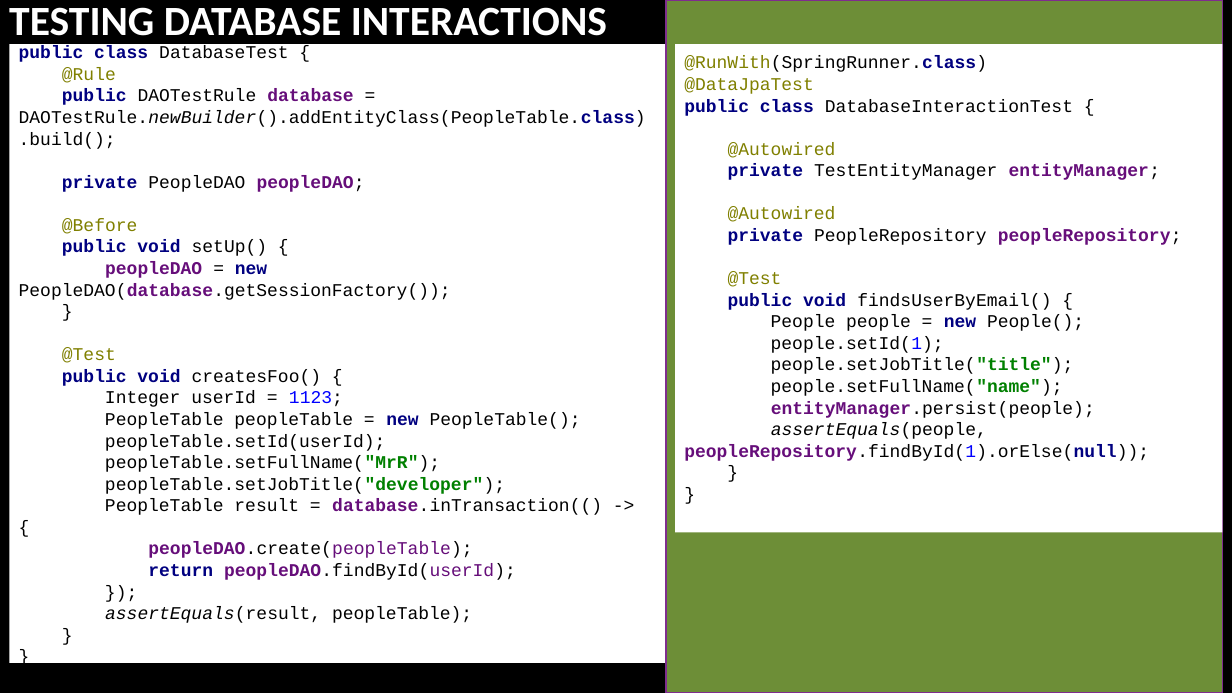
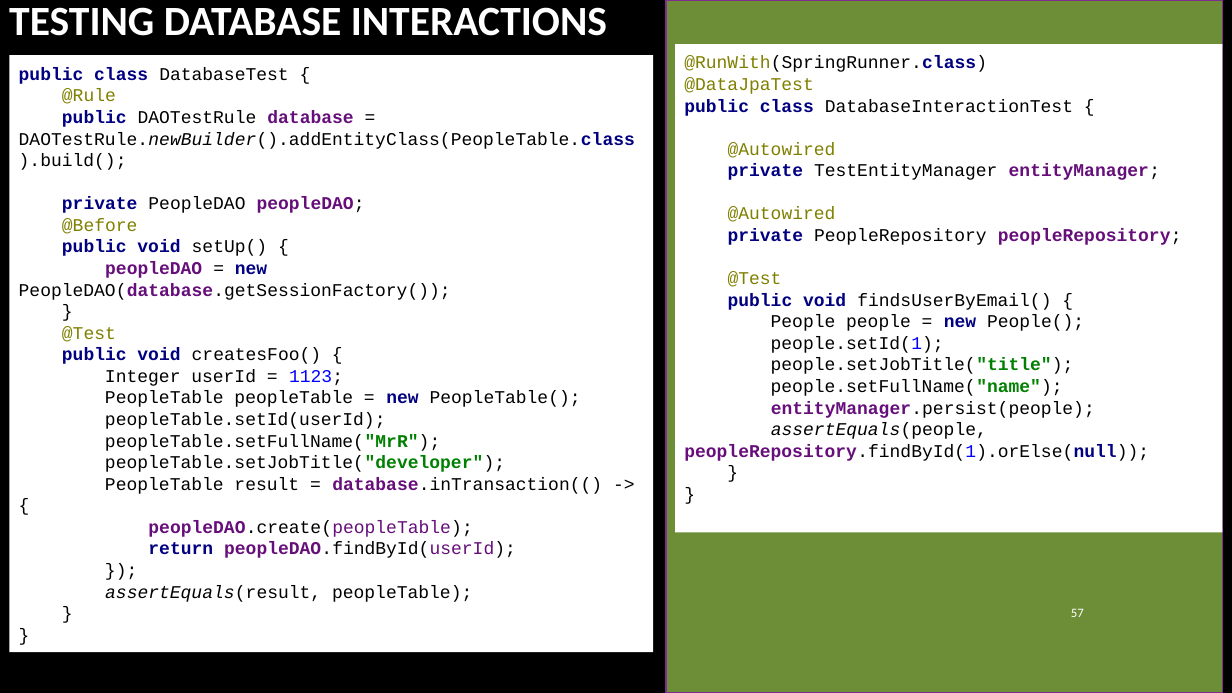
Before and after one commit to arenat/wiza_1, a slide deck: slide 57 of wiza.pptx (slide 55 before the commit). Drawn at 1232x693 pixels with LibreOffice and Linux fonts; fonts in the diff are those of the drawing; background and template pictures are left out. Boxes give left, top, right and bottom in pixels: in the first picture for what was removed or moved away, otherwise in the second. Text is boxed around its words. In the diff, an @@ line names an element or a change of style, - is before the commit and + after.

```diff
--- a/wiza.pptx
+++ b/wiza.pptx
@@ rectangle "public class DatabaseTest { @Rule ...": place and size @@
-rectangle "public class DatabaseTest { @Rule ..." at (9, 44, 665, 664)
+rectangle "public class DatabaseTest { @Rule ..." at (9, 55, 653, 653)
@@ page number added at (1071, 608, 1084, 617), 10 pt, text #FFFFFF @@
+57
```
Also in this commit, not shown: 55 other slides changed, 3 slides added, 1 other file.
